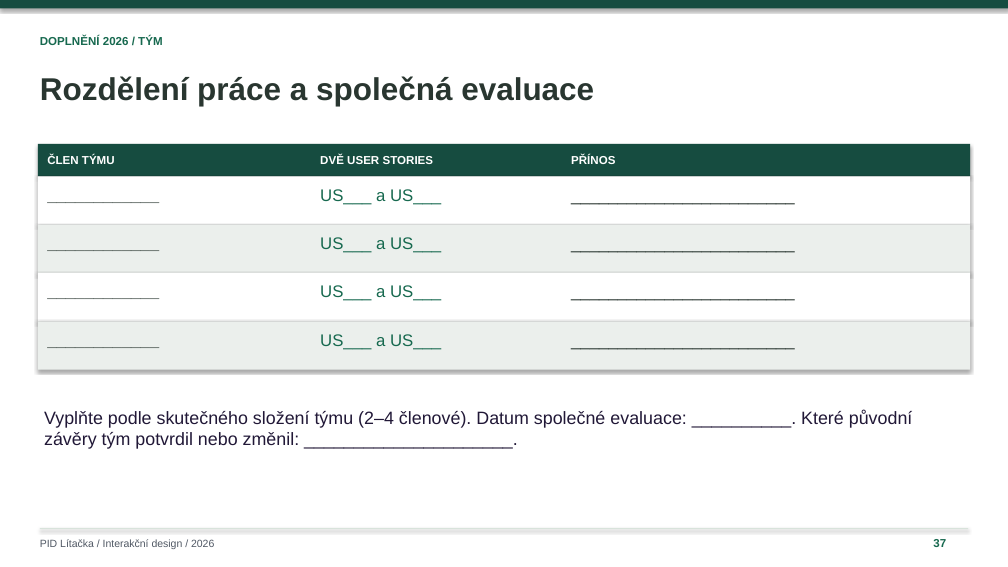
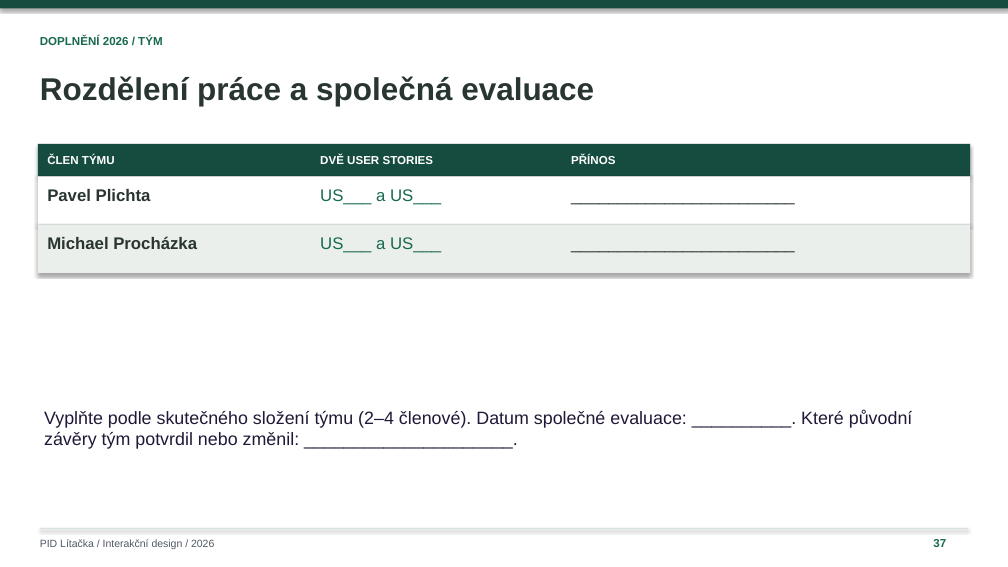
Before and after one commit to ShachPlay/ID_2026, a slide deck: slide 37 of PID-Litacka-Plichta-upravena.pptx. Drawn at 1008x567 pixels with LibreOffice and Linux fonts; fonts in the diff are those of the drawing. Boxes give left, top, right and bottom in pixels: in the first picture for what was removed or moved away, otherwise in the second. Text is boxed around its words. In the diff, an @@ line names an element or a change of style, - is before the commit and + after.

```diff
--- a/PID-Litacka-Plichta-upravena.pptx
+++ b/PID-Litacka-Plichta-upravena.pptx
@@ text at box(47, 189, 151, 201): text changed @@
-____________
+Pavel Plichta
@@ text at box(47, 236, 197, 249): text changed @@
-____________
+Michael Procházka
@@ rectangle removed at box(38, 273, 970, 321) @@
@@ text removed at box(47, 281, 301, 319) @@
-____________
@@ text removed at box(320, 285, 441, 301) @@
-US___ a US___
@@ text removed at box(572, 281, 961, 319) @@
-________________________
@@ rectangle removed at box(38, 321, 970, 370) @@
@@ text removed at box(47, 330, 301, 368) @@
-____________
@@ text removed at box(320, 334, 441, 350) @@
-US___ a US___
@@ text removed at box(572, 330, 961, 368) @@
-________________________
```
Also in this commit, not shown: 1 other slide changed.
